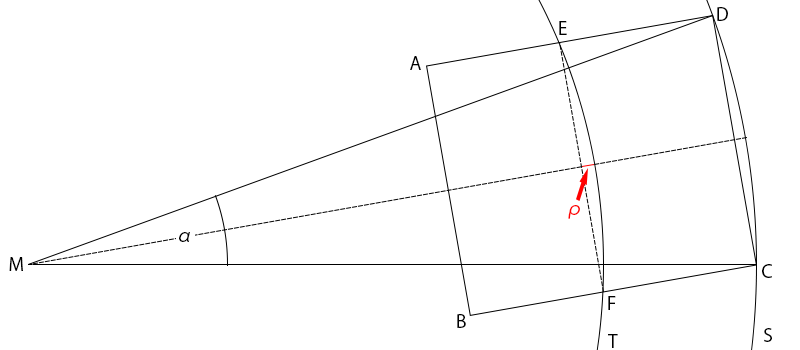
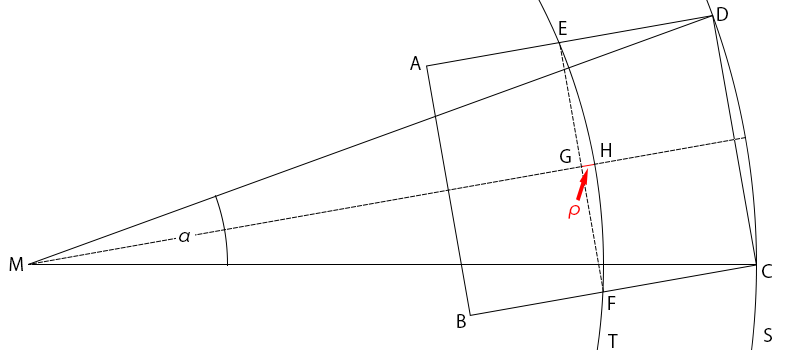
Layer changes from the first 800x350 image to the second:
added layer "H" above "G" over [601, 143, 611, 157]
added layer "G" above "A" over [560, 149, 571, 163]
painted on "Shape 2" over [561, 83, 604, 285]
painted on "Ellipse 3" over [541, 5, 568, 84]
painted on "Shape 1 copy 4" over [28, 137, 747, 265]
